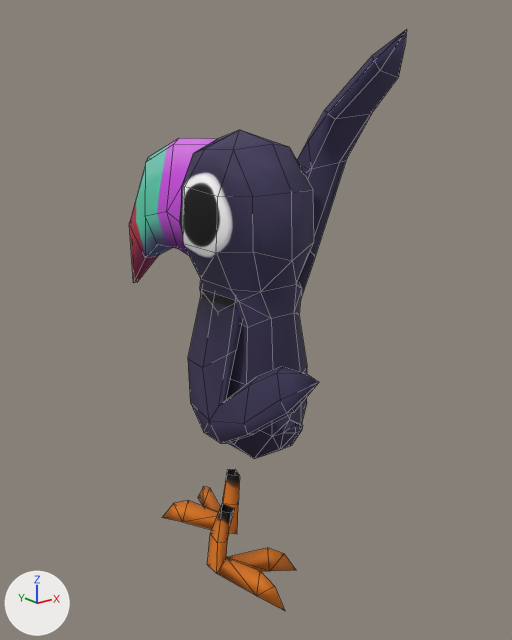
Before and after pictures for a commit that changed the FBX model Assets/Scenes/ScenesThibault/Animals/Tests/Parrot/Parrot_Mesh.fbx.
The view is the same before and after, from a 50 mm camera at (-0.826, -1.092, 0.808) aimed at (0.105, 0.07, 0.343). The axes (+X, +Y, +Z) are drawn at lower left. The lights are the same throughout. Both versions are drawn at the pose saved in each file; the numbers are the values there. Mesh edges are drawn as thin lines.

Objects in the first picture: 'Bird_Parrot_Anim'.
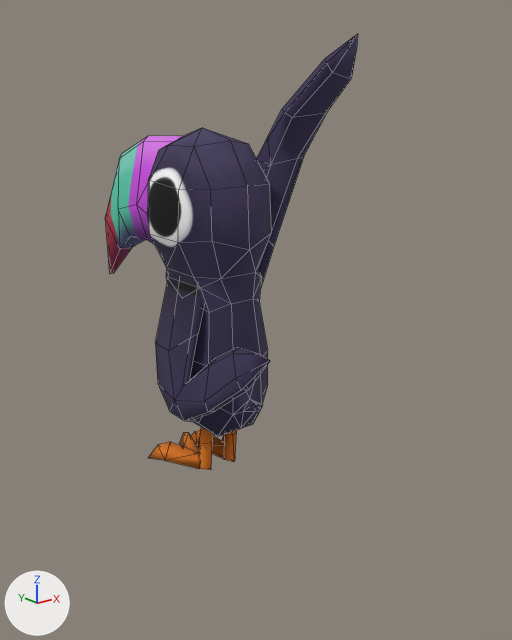
Diff of the bpy script that builds the scene:
```diff
--- a/Assets/Scenes/ScenesThibault/Animals/Tests/Parrot/Parrot_Mesh.fbx.py
+++ b/Assets/Scenes/ScenesThibault/Animals/Tests/Parrot/Parrot_Mesh.fbx.py
@@ me_mesh @@
 # used by ob_bird_parrot_anim; location = (-0.012, 0.0, 0.004)
-me_mesh.from_pydata(...)  # 235 vertices, 280 faces; spans x -0.186..0.331, y -0.319..0.484, z -0.049..0.929
+me_mesh.from_pydata(...)  # 235 vertices, 280 faces; spans x -0.081..0.331, y -0.169..0.612, z -0.025..0.929
+# me_mesh part 1: the loose piece of 115 vertices spanning x -0.081..0.176, y -0.152..0.484, z 0.094..0.746 is moved by (0.0, 0.128, 0.0)
+# me_mesh part 2: the loose piece of 24 vertices spanning x -0.174..-0.069, y -0.14..0.032, z -0.011..0.119 is moved by (0.106, 0.237, 0.0)
+# me_mesh part 3: the loose piece of 36 vertices spanning x -0.08..-0.008, y -0.297..0.075, z 0.153..0.449 is moved by (0.0, 0.128, 0.0)
+# me_mesh part 4: the loose piece of 36 vertices spanning x 0.104..0.331, y -0.138..0.063, z 0.404..0.929 is moved by (0.0, 0.128, 0.0)
+# me_mesh part 5: 24 of 235 vertices moved; they spanned x -0.186..-0.048, y -0.319..-0.165, z -0.049..0.107 and now span x 0.046..0.149, y 0.092..0.262, z -0.025..0.12; mean shift (0.228, 0.381, 0.018); largest move (-0.129, -0.319, -0.049) -> (0.149, 0.242, -0.025)
 me_mesh.materials.append(mat_m_parrot)
```

Where the change shows, as pixel boxes (x1, y1, x2, y2) in the pictures (512 x 640 px; the box of a moved part takes in the faces that stretch with it):
'Bird_Parrot_Anim', reshaped (9% narrower, 25% shorter)
    before: (129, 29, 407, 611)
    after: (105, 34, 358, 470)
part 1 of me_mesh, moved or reshaped
    before: (129, 130, 314, 458)
    after: (105, 128, 272, 436)
part 2 of me_mesh, moved or reshaped
    before: (162, 469, 240, 534)
    after: (148, 427, 212, 470)
part 3 of me_mesh, moved or reshaped
    before: (188, 292, 319, 443)
    after: (155, 280, 270, 421)
part 4 of me_mesh, moved or reshaped
    before: (297, 29, 407, 297)
    after: (256, 34, 358, 286)
part 5 of me_mesh, moved or reshaped
    before: (207, 503, 296, 611)
    after: (191, 430, 237, 462)
